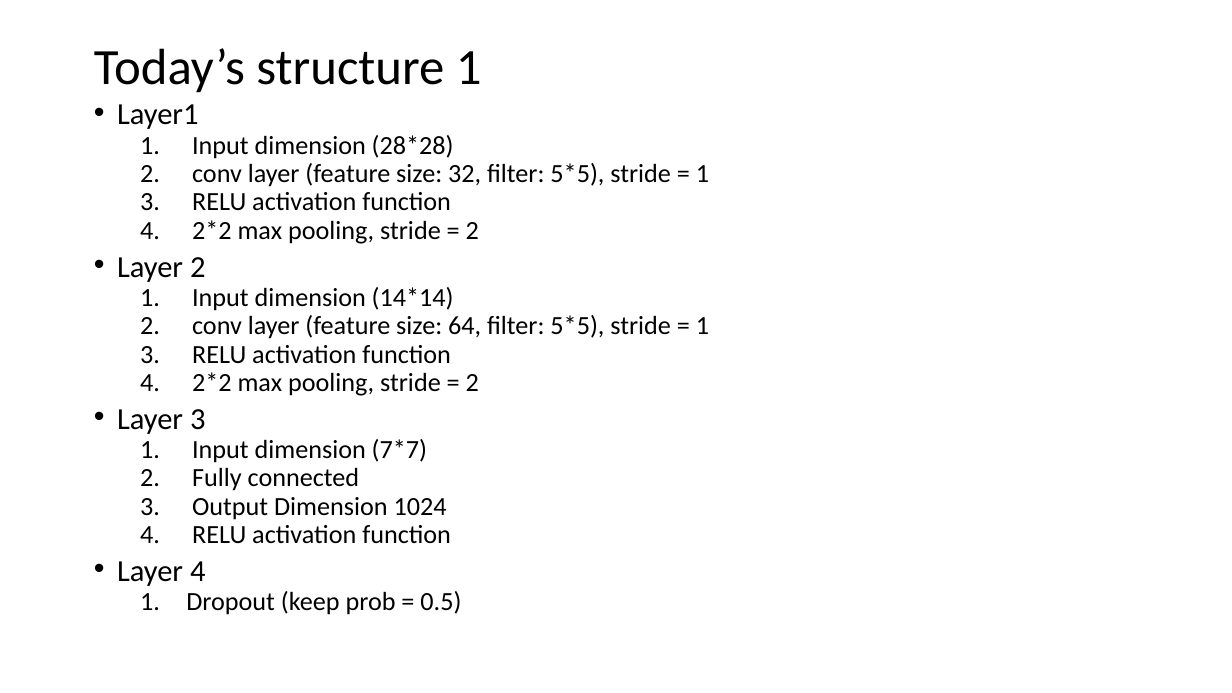
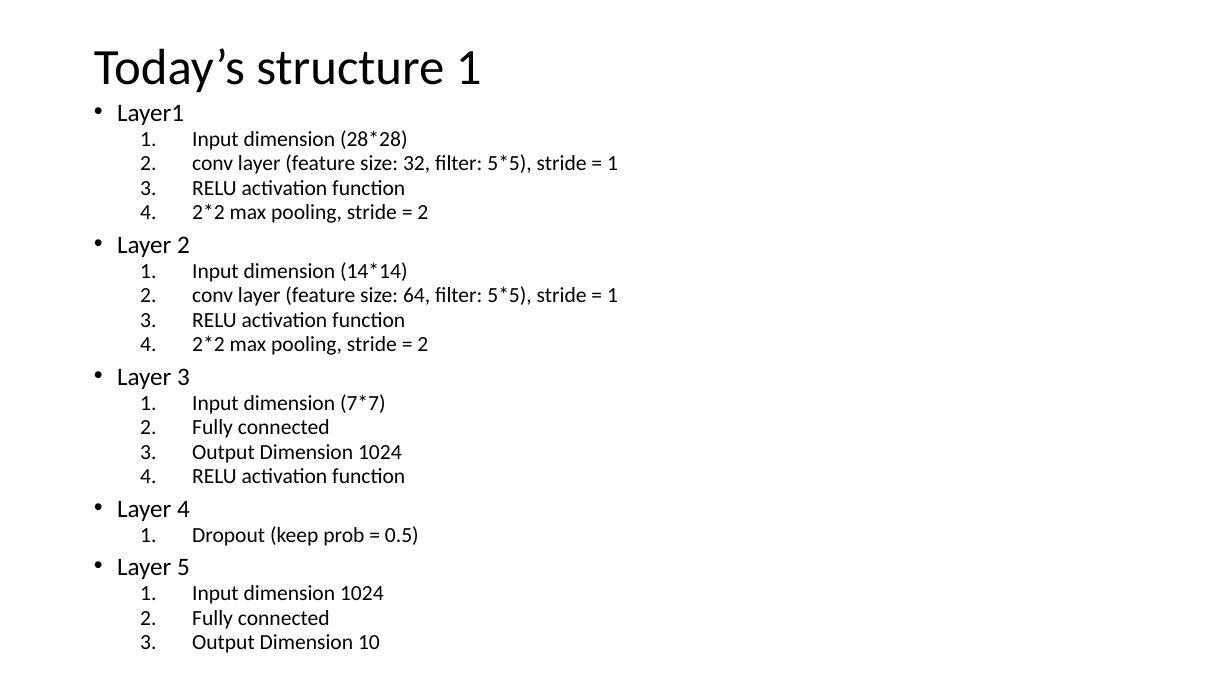
Before and after one commit to noootown/DL_course, a slide deck: slide 7 of course 2/course2-onclass.pptx. Drawn at 1232x693 pixels with LibreOffice and Linux fonts; fonts in the diff are those of the drawing. Boxes give left, top, right and bottom in pixels: in the first picture for what was removed or moved away, otherwise in the second. Text is boxed around its words. In the diff, an @@ line names an element or a change of style, - is before the commit and + after.

Commit message:
Fix course2

```diff
--- a/course 2/course2-onclass.pptx
+++ b/course 2/course2-onclass.pptx
@@ text at bbox=[117, 104, 618, 546]: size 23.8 to 19.6 pt in "Layer1", "Layer 2", "Layer 3", "Layer 4"; size 20.4 to 16.8 pt in "Input dimension (28*28)", "conv layer (feature size: 32, filter: 5*5), ...", "RELU activation function", "2*2 max pooling, stride = 2" and 9 more places; indent changed @@
@@ text at bbox=[192, 526, 419, 653]: paragraphs added @@
+• Layer 5
+  1. Input dimension 1024
+  2. Fully connected
+  3. Output Dimension 10
```
